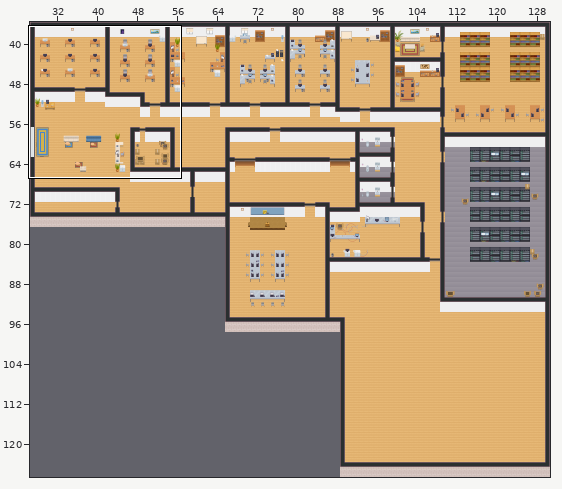
One commit to this Tiled map (JSON): tilesets/123.tmj. Above, an overview of the earlier version with the close-up marked.
Close-up. Old version:
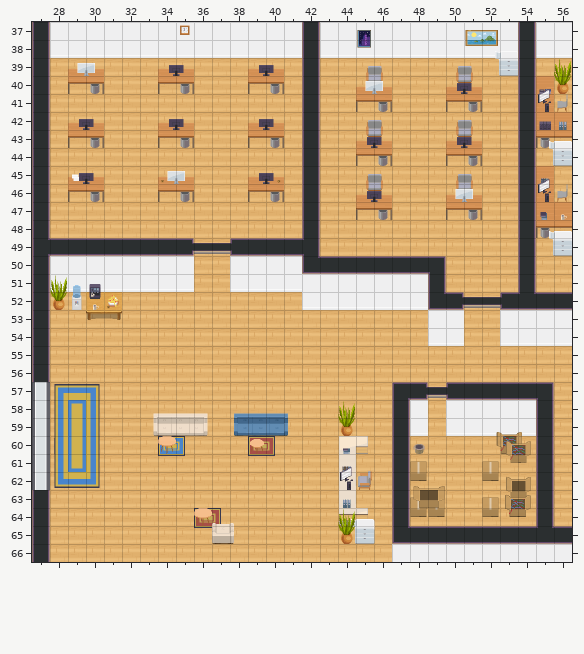
Cells are 32x32 px. Shown: x 27..56, y 37..66. The commit also changed other parts of the map, which this record leaves out.
After:
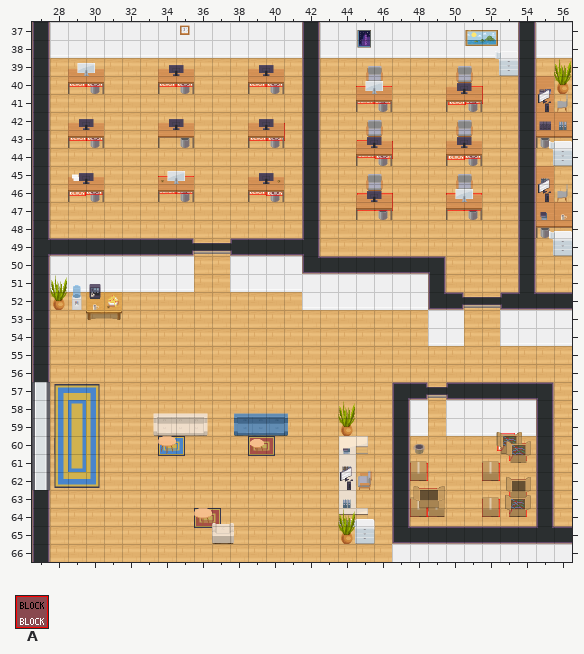
Key: from "WA_Special_Zones": A 2.
Objects are placed by their top-left corner, in cells (3,4 is the top-left corner of cell 3,4); size is 1x1 cell unless given.
What changed:
Layer "floor #2":
added: A at 35,39.6
added: A at 30,39.6
added: A at 40,39.6
added: A at 39,39.6
added: A at 34,39.6
added: A at 29,39.6
added: A at 45,40.5
added: A at 46,40.5
added: A at 51.1,40.6
added: A at 50.1,40.6
added: A at 29,42.6
added: A at 39,42.6
added: A at 40.1,42.6
added: A at 30,42.6
added: A at 45.1,43.6
added: A at 46,43.6
added: A at 51,43.6
added: A at 50.1,43.7
added: A at 34,45.5
added: A at 35,45.6
added: A at 30,45.6
added: A at 39,45.6
added: A at 40,45.6
added: A at 29,45.6
added: A at 51,46.5
added: A at 46.1,46.5
added: A at 50,46.5
added: A at 45,46.5
added: A at 52.9,59.8
added: A at 53.5,60.4
added: A at 52,61.5
added: A at 48,61.5
added: A at 53.5,62.4
added: A at 48.5,62.9
added: A at 52,63.5
added: A at 48,63.5
added: A at 53.5,63.5
added: A at 48.9,63.5
